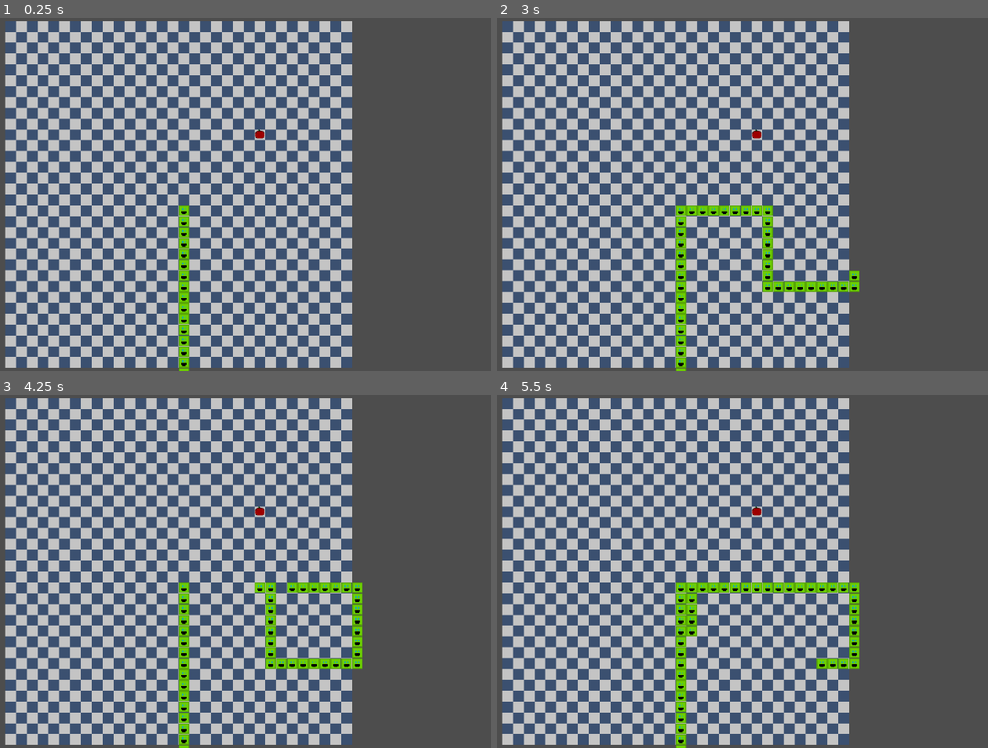
Above: before the commit, frames 1-4 (two rows, left to right).
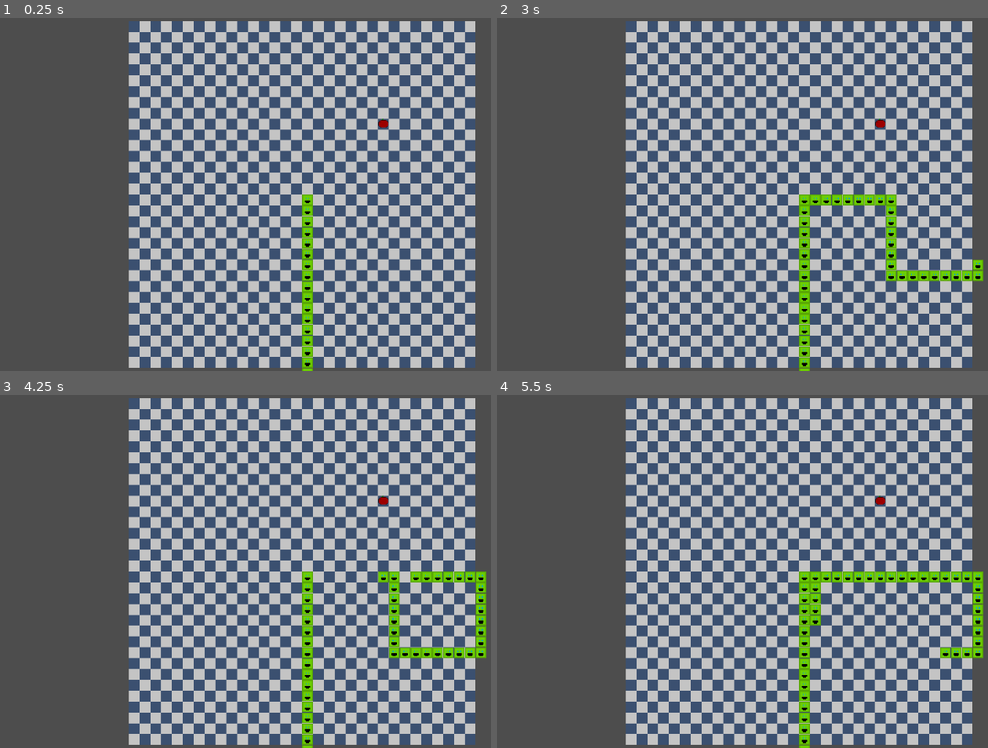
Above: after the commit, the same moments.

Repository: cash30/grid
Game: Godot game, scene res://Scenes/Main.tscn
Two runs of this game, one before a commit and one after it. Both use one fixed random seed, a clock stepped at 60 frames per second and the inputs below.
Inputs:
- Up to frame 1 (0.25 s): no input
- Up to frame 2 (3 s): tap Enter at 0.5 s; hold Right (right) 0.53-1.28 s; hold Down (down) 1.28-2.03 s; hold Right (right) 2.03-2.78 s; hold Up (up) from 2.78 s (still down)
- Up to frame 3 (4.25 s): release Up (up) at 3.53 s; hold Left (left) from 3.53 s (still down)
- Up to frame 4 (5.5 s): release Left (left) at 5.03 s; hold Down (down) from 5.03 s (still down)

The runs differ from the first frame. In frame 1, 79% of the frame differs, in the area x 0-97%, y 0-100%; in frame 2, 79%; in frame 3, 79%; in frame 4, 80%, in the area x 0-100%, y 0-100%.

Commit message:
apple. apple is still broken but im done for tay

Diff:
--- a/Scenes/Main.tscn
+++ b/Scenes/Main.tscn
@@ -1,16 +1,15 @@
-[gd_scene load_steps=5 format=3 uid="uid://dtlojkddgo42w"]
+[gd_scene load_steps=6 format=3 uid="uid://dtlojkddgo42w"]
 
 [ext_resource type="Script" uid="uid://cmpkcibobrpwf" path="res://Scripts/main.gd" id="1_kln2b"]
 [ext_resource type="Texture2D" uid="uid://chqunargevfp0" path="res://Art/Snake/1/Map.png" id="1_r150o"]
 [ext_resource type="Texture2D" uid="uid://uxbyvqmgv165" path="res://Art/Snake/1/apple.png" id="3_kln2b"]
 [ext_resource type="Texture2D" uid="uid://d0nal4ijap5tt" path="res://Art/Snake/2/map.png" id="3_rgh2o"]
 
+[sub_resource type="RectangleShape2D" id="RectangleShape2D_rgh2o"]
+size = Vector2(10, 9)
+
 [node name="Main" type="Node2D"]
 script = ExtResource("1_kln2b")
-
-[node name="Apple" type="Sprite2D" parent="."]
-scale = Vector2(0.28125018, 0.31249988)
-texture = ExtResource("3_kln2b")
 
 [node name="Map" type="Sprite2D" parent="."]
 visible = false
@@ -21,10 +20,22 @@
 
 [node name="Map2" type="Sprite2D" parent="."]
 z_index = -1
-position = Vector2(155, 154.99998)
+position = Vector2(155, 165)
 scale = Vector2(10, 9.999999)
 texture = ExtResource("3_rgh2o")
 
 [node name="Camera2D" type="Camera2D" parent="."]
-position = Vector2(279, 155)
+position = Vector2(165, 165)
 zoom = Vector2(1.99, 1.99)
+
+[node name="Apple" type="Area2D" parent="."]
+
+[node name="apple" type="Sprite2D" parent="Apple"]
+scale = Vector2(0.28125018, 0.31249988)
+texture = ExtResource("3_kln2b")
+
+[node name="CollisionShape2D" type="CollisionShape2D" parent="Apple"]
+position = Vector2(0, -0.5)
+shape = SubResource("RectangleShape2D_rgh2o")
+
+[connection signal="area_entered" from="Apple" to="." method="_on_apple_area_entered"]
--- a/Scenes/player/player.tscn
+++ b/Scenes/player/player.tscn
@@ -6,6 +6,9 @@
 [ext_resource type="Texture2D" uid="uid://5q0s6lm2t25" path="res://Art/Snake/2/head.png" id="4_ca0mu"]
 
 [sub_resource type="RectangleShape2D" id="RectangleShape2D_eo61r"]
+size = Vector2(8, 8)
+
+[sub_resource type="RectangleShape2D" id="RectangleShape2D_e41v5"]
 size = Vector2(8, 8)
 
 [node name="player" type="CharacterBody2D"]
@@ -32,4 +35,9 @@
 position = Vector2(15, 2)
 texture = ExtResource("3_e41v5")
 
+[node name="Area2D" type="Area2D" parent="."]
+
+[node name="CollisionShape2D" type="CollisionShape2D" parent="Area2D"]
+shape = SubResource("RectangleShape2D_e41v5")
+
 [connection signal="timeout" from="Timer" to="." method="_on_timer_timeout"]
--- a/Scripts/main.gd
+++ b/Scripts/main.gd
@@ -1,9 +1,9 @@
 extends Node2D
 
 
-var oldData : Array
-var snakeData : Array
-var snake : Array
+var oldData : Array = []
+var snakeData : Array = []
+var snake : Array = []
 
 var startingPos = Vector2(16, 16)
 var up = Vector2(0, -1)
@@ -22,7 +22,6 @@
 
 @export var snakeScene : PackedScene = load("res://Scenes/player/player.tscn")
 @export var score : int =  0
-@export var speed : int = 1.0
 
 # Called when the node enters the scene tree for the first time.
 func _ready() -> void:
@@ -63,7 +62,11 @@
 		#end_game()
 
 func checkIfAppleEaton():
-	pass
+	if oldData[0] == applePos:
+		print("nom")
+		score += 1
+		addSegment(oldData[-1])
+		newApple()
 
 func checkIfSelfCollide():
 	for i in range(1, len(snakeData)):
@@ -72,6 +75,7 @@
 			#end_game()
 
 func newApple():
+	print("Snake:", Main.snakeData[0], "Apple:", applePos)
 	while makeNewApple:
 		makeNewApple = false
 		applePos = Vector2(randi_range(0, cells - 1), randi_range(0, cells - 1))
@@ -80,4 +84,16 @@
 				makeNewApple = true
 	if $Apple != null:
 		$Apple.position = (applePos* cellSize)+ Vector2(0, cellSize)
-		makeNewApple = true
+		print($Apple.position)
+		#makeNewApple = true
+
+	else:
+		print("apple issue") #this prints but the code works so im not touching it..
+
+
+func _on_apple_area_entered(area: Area2D) -> void:
+	newApple()
+	print("nom")
+	score += 1
+	addSegment(oldData[0])
+	newApple()
Not shown: 1 places in Scenes/player/player.tscn that only renumber resources
